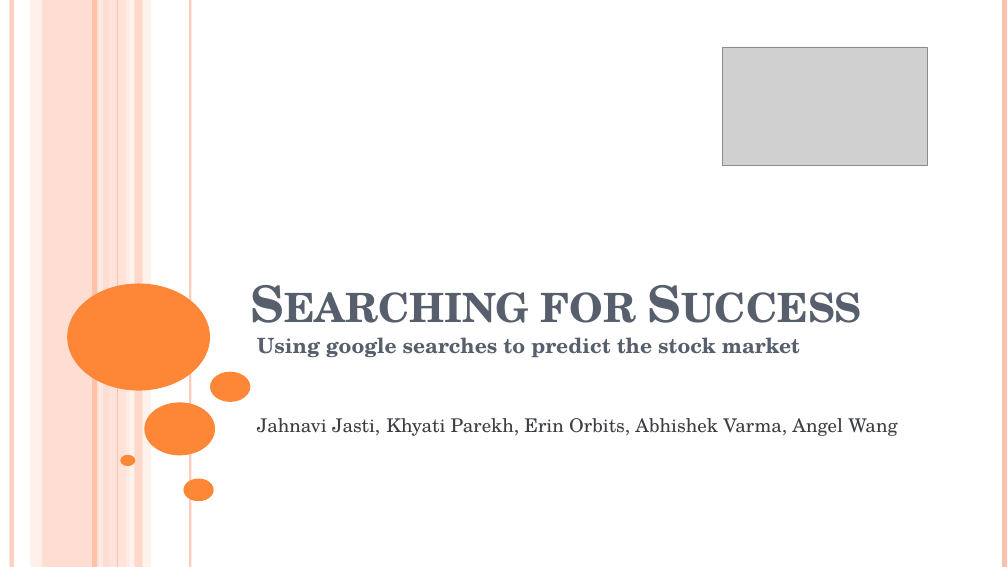
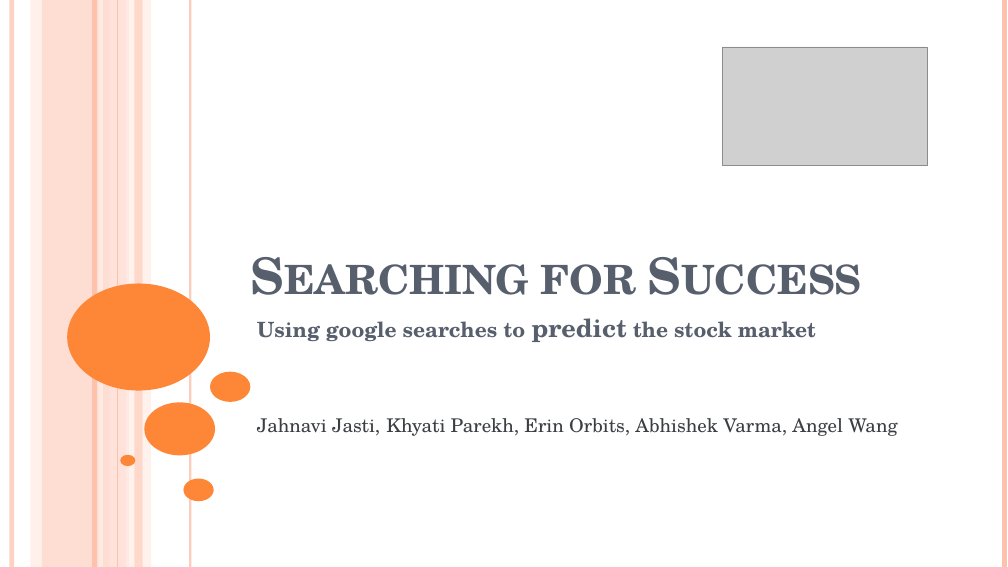
Before and after one commit to khyatiparekh/Searching-for-Success, a slide deck: slide 1 of Doc/FinalPresentation.pptx. Drawn at 1008x567 pixels with LibreOffice and Linux fonts; fonts in the diff are those of the drawing; grey boxes stand for pictures. Boxes give left, top, right and bottom in pixels: in the first picture for what was removed or moved away, otherwise in the second. Text is boxed around its words. In the diff, an @@ line names an element or a change of style, - is before the commit and + after.

Commit message:
few more formatting changes

```diff
--- a/Doc/FinalPresentation.pptx
+++ b/Doc/FinalPresentation.pptx
@@ title "Searching for Success": place and size @@
-title "Searching for Success" at box(540, 292, 636, 323)
+title "Searching for Success" at box(540, 264, 636, 295)
@@ subtitle "Using google searches to predict ...": place and size @@
-subtitle "Using google searches to predict ..." at box(257, 337, 800, 357)
+subtitle "Using google searches to predict ..." at box(257, 318, 816, 342)
@@ subtitle "Using google searches to predict ..." at box(257, 318, 816, 342): size 20 to 24 pt in "predict" @@
```
Also in this commit, not shown: 4 other slides changed.
